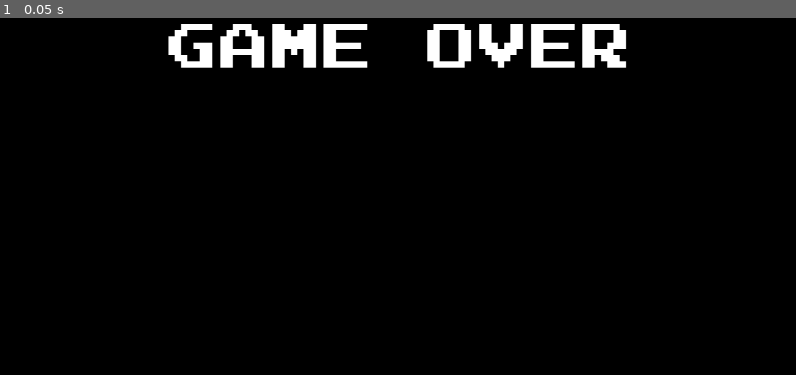
Above: before the commit, frame 1.
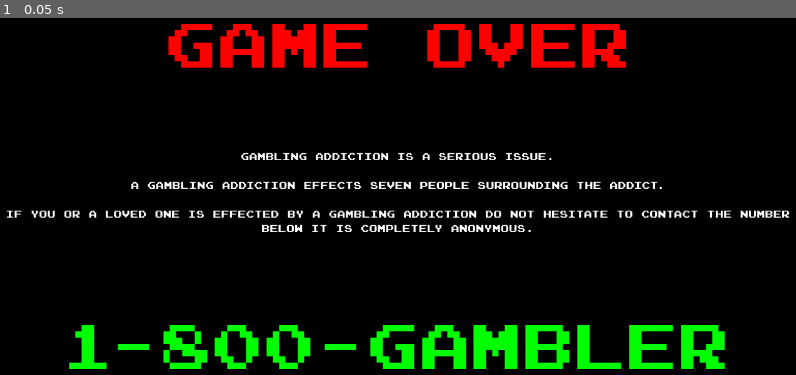
Above: after the commit, the same moment.

Repository: OwenFrakes/congressAppChallenge
Game: Godot game, scene res://Scenes/gameOver.tscn
The game is run twice, just before and just after one commit, with the same random seed, the same clock (stepped at 60 frames per second) and the same inputs. This scene is started directly instead of the project's main scene.
Inputs:
- Up to frame 1 (0.05 s): no input

The runs differ from the first frame. In frame 1, 11% of the frame differs, in the area x 0-100%, y 1-99%.

Commit message:
Game Over Info Added
1-800-GAMBLER

Diff:
--- a/Scenes/gameOver.tscn
+++ b/Scenes/gameOver.tscn
@@ -19,6 +19,32 @@
 offset_right = 1012.5
 offset_bottom = 157.0
 theme = ExtResource("1_t8t3j")
+theme_override_colors/font_color = Color(1, 0, 0, 1)
 theme_override_constants/outline_size = 20
 theme_override_font_sizes/font_size = 100
 text = "GAME OVER"
+
+[node name="Label2" type="Label" parent="."]
+offset_left = 14.0
+offset_top = 269.0
+offset_right = 1269.0
+offset_bottom = 413.0
+theme = ExtResource("1_t8t3j")
+theme_override_font_sizes/font_size = 16
+text = "Gambling Addiction is a serious issue.
+
+A gambling addiction effects seven people surrounding the addict.
+
+If you or a loved one is effected by a gambling addiction do not hesitate to contact the number
+below it is completely anonymous."
+horizontal_alignment = 1
+
+[node name="Label3" type="Label" parent="."]
+offset_left = 104.0
+offset_top = 519.0
+offset_right = 1170.0
+offset_bottom = 641.0
+theme = ExtResource("1_t8t3j")
+theme_override_colors/font_color = Color(0, 1, 0, 1)
+theme_override_font_sizes/font_size = 100
+text = "1-800-GAMBLER"
